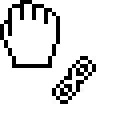
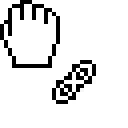
The second (128, 128) image is a revision of the first. Changes to its layers:
painted on "Link" over [52, 56, 96, 104]
